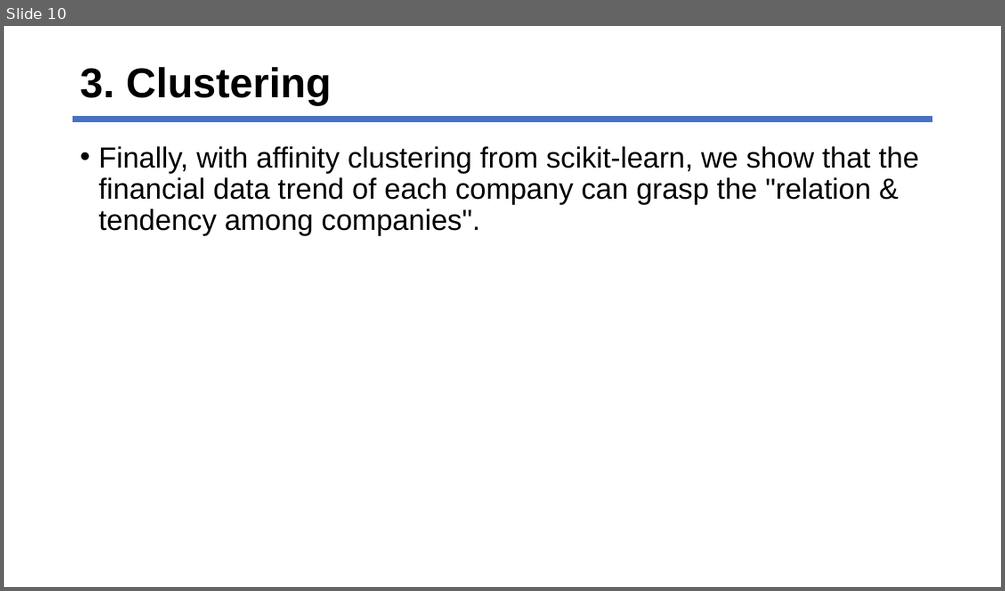
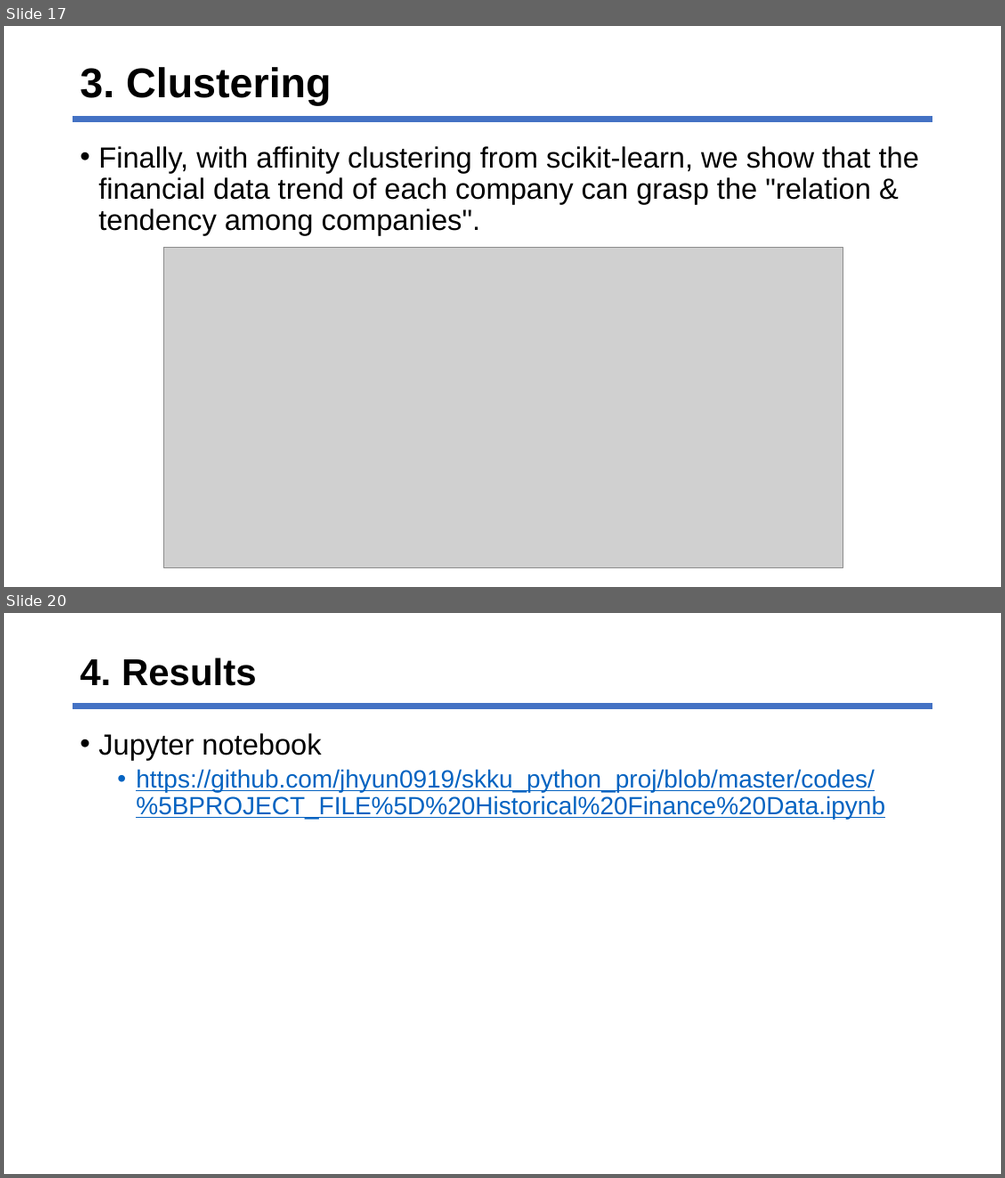
Before and after one commit to jhyun0919/skku_python_proj, a slide deck: etc/skku_term_proj.pptx. Shown one above the other, each under a label of ours: slide 10 before the commit, slides 17 and 20 after it; the slides between them are not shown. The pictures are 1005x591 and 1005x1178 pixels, drawn with LibreOffice and Linux fonts; fonts in the diff are those of the drawing; grey boxes stand for pictures. Boxes give left, top, right and bottom in pixels: in the first picture for what was removed or moved away, otherwise in the second. Text is boxed around its words. In the diff, an @@ line names an element or a change of style, - is before the commit and + after.

Commit message:
proj

```diff
--- a/etc/skku_term_proj.pptx
+++ b/etc/skku_term_proj.pptx
@@ slide 20 added at bbox=[4, 613, 1001, 1174], background #FFFFFF @@
@@ title added at bbox=[80, 657, 257, 686], 36 pt, text #000000, bold @@
+4. Results
@@ line added from (73, 706) to (933, 706), #4472C4 6.13 pt @@
@@ text added at bbox=[98, 733, 885, 819], 24 pt, text #0563C1, underline @@
+• Jupyter notebook
+  • https://github.com/jhyun0919/skku_python_proj/blob/master/codes/%5BPROJECT_FILE%5D%20Historical%20Finance%20Data.ipynb
@@ what was slide 10 is now slide 17 @@
@@ slide 17 changed as well @@
@@ picture added at bbox=[163, 248, 842, 567] @@
```
Also in this commit, not shown: 7 other slides changed, 10 other slides added, 5 slides removed, 4 other files.
